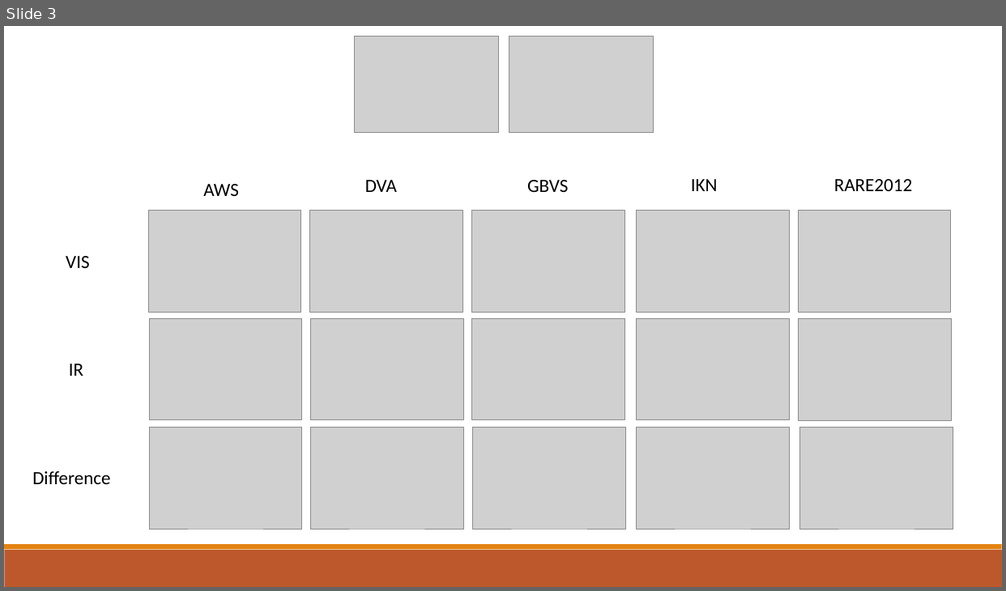
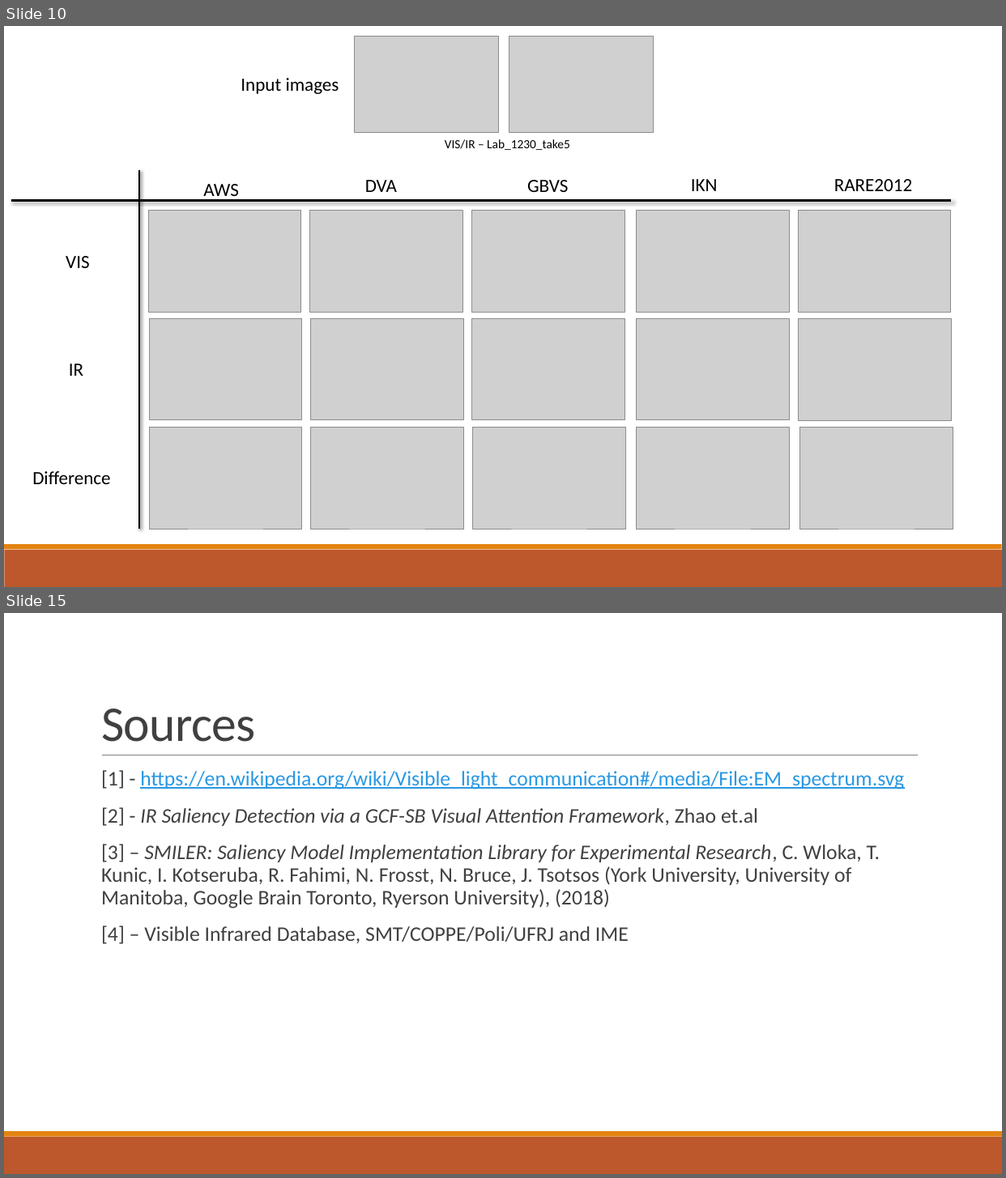
Before and after one commit to PCaruana9/EECS4422_Project, a slide deck: Docs/EECS_4422.pptx. Shown one above the other, each under a label of ours: slide 3 before the commit, slides 10 and 15 after it; the slides between them are not shown. The pictures are 1006x591 and 1006x1178 pixels, drawn with LibreOffice and Linux fonts; fonts in the diff are those of the drawing; grey boxes stand for pictures. Boxes give left, top, right and bottom in pixels: in the first picture for what was removed or moved away, otherwise in the second. Text is boxed around its words. In the diff, an @@ line names an element or a change of style, - is before the commit and + after.

```diff
--- a/Docs/EECS_4422.pptx
+++ b/Docs/EECS_4422.pptx
@@ slide 15 added at <box>4,613,1002,1174</box>, background #FFFFFF; not listed: 2 template elements that a slide beside it also shows @@
@@ title added at <box>101,709,256,742</box>, 48 pt, text #404040 @@
+Sources
@@ line added from (102, 756) to (918, 756), #808080 0.5 pt @@
@@ text added at <box>101,770,904,944</box>, 20 pt, text #404040 @@
+  [1] - https://en.wikipedia.org/wiki/Visible_light_communication#/media/File:EM_spectrum.svg
+  [2] - IR Saliency Detection via a GCF-SB Visual Attention Framework, Zhao et.al
+  [3] – SMILER: Saliency Model Implementation Library for Experimental Research, C. Wloka, T. Kunic, I. Kotseruba, R. Fahimi, N. Frosst, N. Bruce, J. Tsotsos (York University, University of Manitoba, Google Brain Toronto, Ryerson University), (2018)
+  [4] – Visible Infrared Database, SMT/COPPE/Poli/UFRJ and IME
@@ what was slide 3 is now slide 10 @@
@@ slide 10 changed as well @@
@@ text added at <box>241,78,339,94</box>, 18 pt, text #000000 @@
+Input images
@@ text added at <box>445,139,570,150</box>, 12 pt, text #000000 @@
+VIS/IR – Lab_1230_take5
@@ line added from (139, 170) to (139, 529), #000000 2 pt @@
@@ line added from (11, 200) to (952, 200), #000000 2 pt @@
```
Also in this commit, not shown: 13 other slides added, 2 slides removed, 3 other files.
